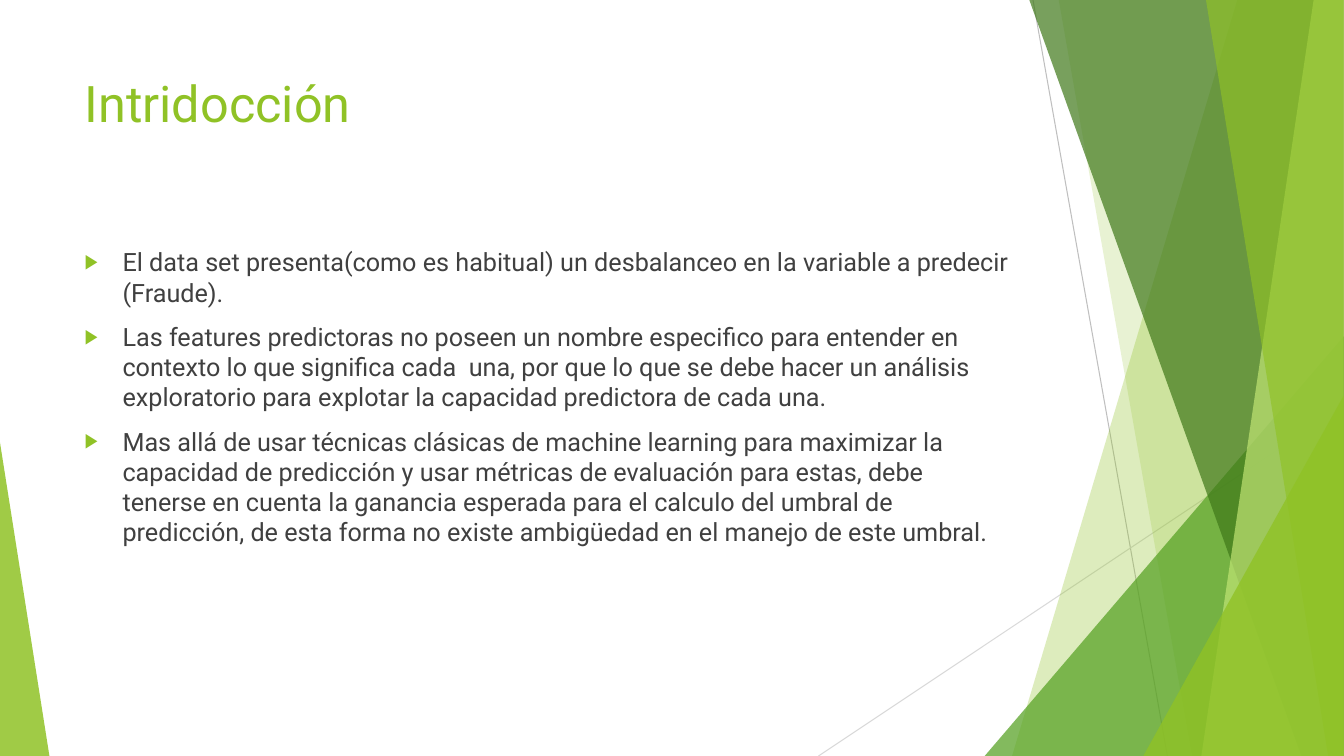
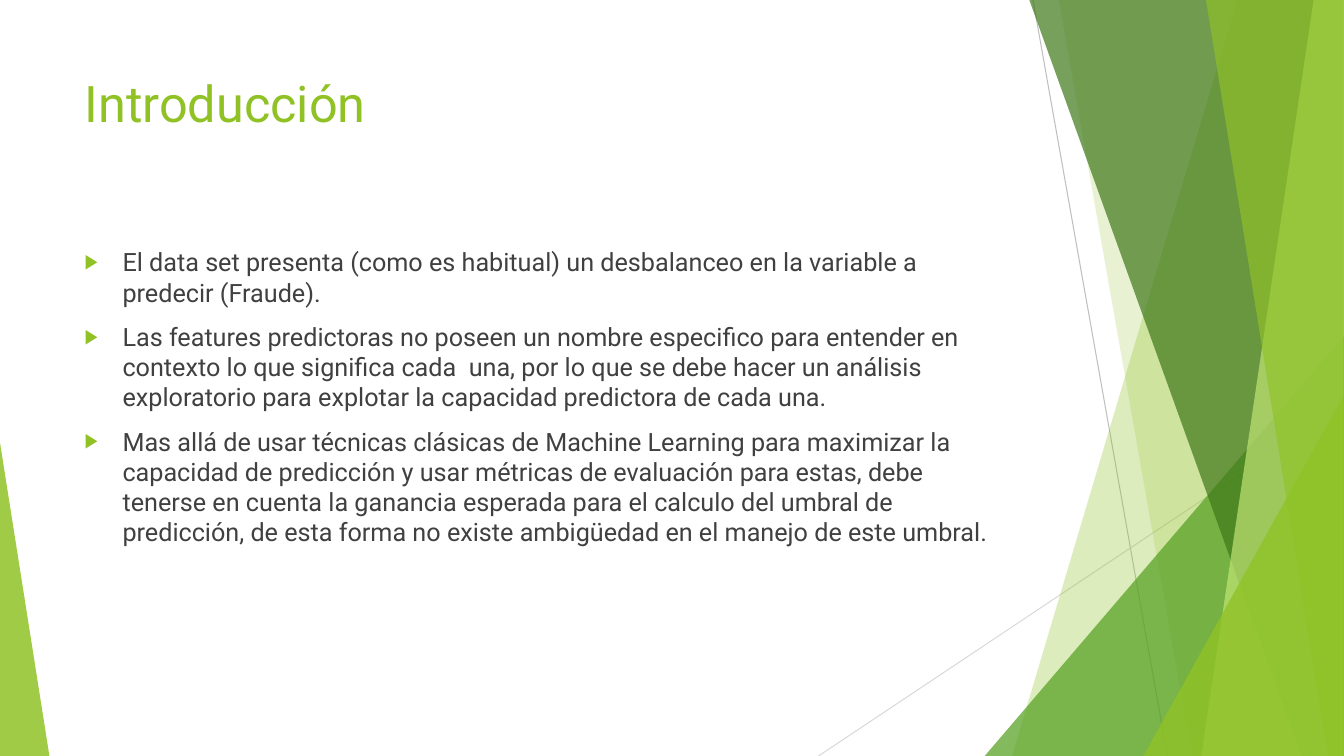
Before and after one commit to JuJurado238/Prueba_MeLi, a slide deck: slide 2 of Modelo de detección de Fraude.pptx. Drawn at 1344x756 pixels with LibreOffice and Linux fonts; fonts in the diff are those of the drawing. Boxes give left, top, right and bottom in pixels: in the first picture for what was removed or moved away, otherwise in the second. Text is boxed around its words. In the diff, an @@ line names an element or a change of style, - is before the commit and + after.

```diff
--- a/Modelo de detección de Fraude.pptx
+++ b/Modelo de detección de Fraude.pptx
@@ title at (x1=85, y1=84, x2=366, y2=123): text changed @@
-Intridocción
+Introducción
@@ text at (x1=123, y1=251, x2=987, y2=547): text changed @@
-▶ El data set presenta(como es habitual) un desbalanceo en la variable a predecir (Fraude).
-▶ Las features predictoras no poseen un nombre especifico para entender en contexto lo que significa cada una, por que lo que se debe hacer un análisis exploratorio para explotar la capacidad predictora de cada una.
-▶ Mas allá de usar técnicas clásicas de machine learning para maximizar la capacidad de predicción y usar métricas de evaluación para estas, debe tenerse en cuenta la ganancia esperada para el calculo del umbral de predicción, de esta forma no existe ambigüedad en el manejo de este umbral.
+▶ El data set presenta (como es habitual) un desbalanceo en la variable a predecir (Fraude).
+▶ Las features predictoras no poseen un nombre especifico para entender en contexto lo que significa cada una, por lo que se debe hacer un análisis exploratorio para explotar la capacidad predictora de cada una.
+▶ Mas allá de usar técnicas clásicas de Machine Learning para maximizar la capacidad de predicción y usar métricas de evaluación para estas, debe tenerse en cuenta la ganancia esperada para el calculo del umbral de predicción, de esta forma no existe ambigüedad en el manejo de este umbral.
```
Also in this commit, not shown: 10 other slides changed, 3 slides added, 1 slide removed, 3 other files.
